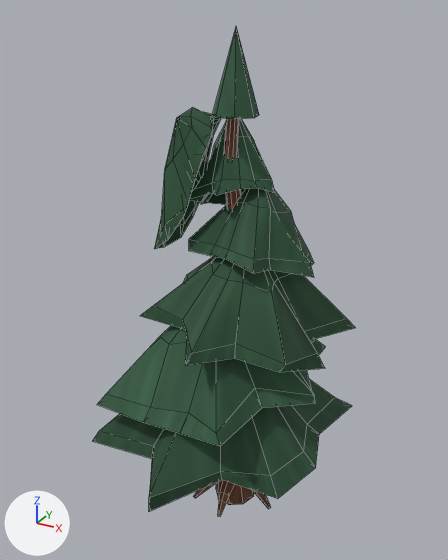
The FBX model Export/Meshes/Forest/SM_Tree_Pine_Medium02.fbx as it was, and as the next commit left it.
Both versions are drawn from a 50 mm camera at (9.05, -17.44, 17.49) aimed at (-0.48, -0.1, 8.82). The axes (+X, +Y, +Z) are drawn at lower left. The lights are the same throughout. The first picture is the older version. Mesh edges are drawn as thin lines.

Objects in the first picture: 'SM_Tree_Pine_Medium02'.
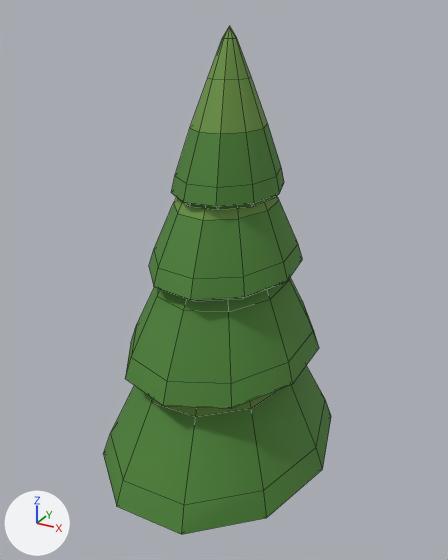
Boxes [x1, y1, x2, y2] around the edits, measured in the pictures (448 x 560 px):
'SM_Tree_Pine_Medium02', reshaped (13% narrower): before [93, 26, 355, 517]; after [103, 26, 331, 534]
part 1 of me_sm_tree_pine_medium02, rebuilt (not visible afterwards): before [216, 119, 254, 505]
part 2 of me_sm_tree_pine_medium02, rebuilt: before [141, 256, 355, 372]; after [125, 277, 319, 408]
part 3 of me_sm_tree_pine_medium02, rebuilt: before [93, 379, 352, 511]; after [103, 365, 331, 534]
part 4 of me_sm_tree_pine_medium02, added (green): after [171, 26, 284, 210]
part 5 of me_sm_tree_pine_medium02, added (green): after [149, 196, 302, 301]
part 6 of me_sm_tree_pine_medium02, deleted (green): before [97, 325, 325, 517]
part 7 of me_sm_tree_pine_medium02, deleted (green): before [154, 26, 314, 277]

The change in detail:
me_sm_tree_pine_medium02 is used by ob_sm_tree_pine_medium02; location (0.0, 0.0, 0.0).
me_sm_tree_pine_medium02 had 410 vertices, 496 faces and spanned x -4.5..3.7, y -5.3..4.7, z -0.5..17.0.
me_sm_tree_pine_medium02 now has 250 vertices, 286 faces and spans x -4.5..3.7, y -5.3..4.7, z -0.5..17.0.
me_sm_tree_pine_medium02 part 1: the loose piece of 63 vertices spanning x -0.8..0.8, y -0.8..0.8, z -0.5..15.7 is rebuilt with 32 vertices and now spans x -0.8..0.8, y -1.1..1.1, z -0.5..13.6.
me_sm_tree_pine_medium02 part 2: the loose piece of 44 vertices spanning x -3.0..3.7, y -3.7..3.4, z 6.8..10.8 is rebuilt with 52 vertices and now spans x -3.5..2.8, y -4.5..3.9, z 6.1..12.8.
me_sm_tree_pine_medium02 part 3: the loose piece of 44 vertices spanning x -4.5..3.7, y -5.3..4.7, z 2.8..6.9 is rebuilt with 52 vertices and now spans x -4.5..3.7, y -5.3..4.7, z 2.2..10.4.
me_sm_tree_pine_medium02 part 4: a new loose piece of 62 vertices spanning x -1.9..1.5, y -2.3..2.0, z 12.0..17.0, in mat_m_survivalatlas_embed (picture img_t_survivalatlas_color_embed256_png).
me_sm_tree_pine_medium02 part 5: a new loose piece of 52 vertices spanning x -2.7..2.1, y -3.3..2.9, z 9.4..14.8, in mat_m_survivalatlas_embed (picture img_t_survivalatlas_color_embed256_png).
me_sm_tree_pine_medium02 part 6: 6 loose pieces with 119 vertices, spanning x -4.1..3.4, y -4.0..3.7, z -0.3..8.8, are deleted.
Part 7, on me_sm_tree_pine_medium02:
140 vertices are removed from x -2.8..2.7, y -1.5..3.3, z 8.6..17.0.
180 faces are deleted.
